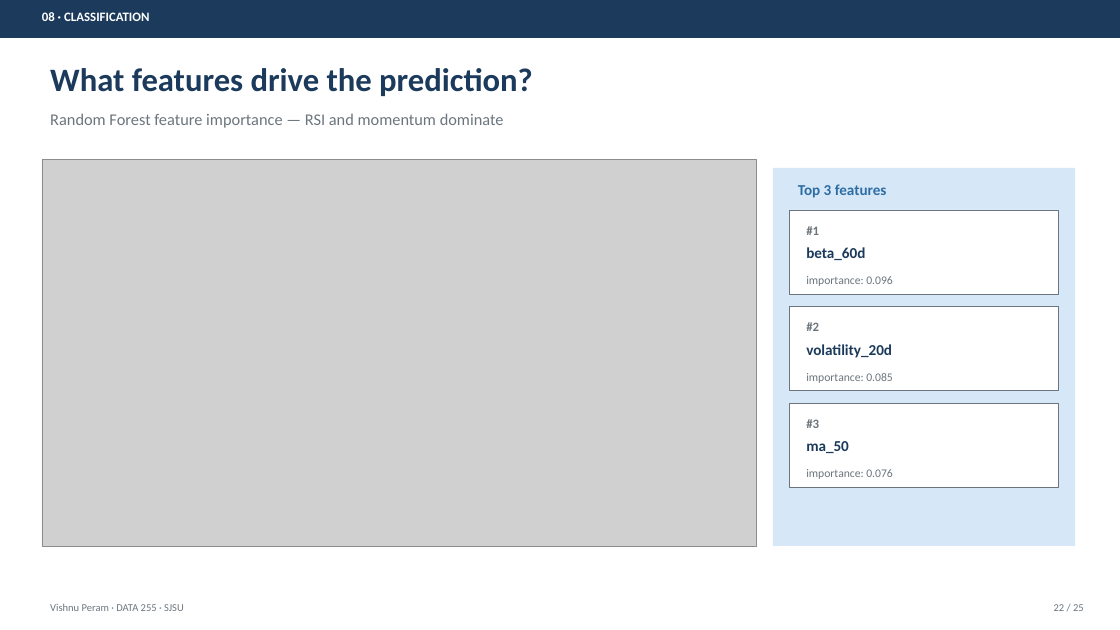
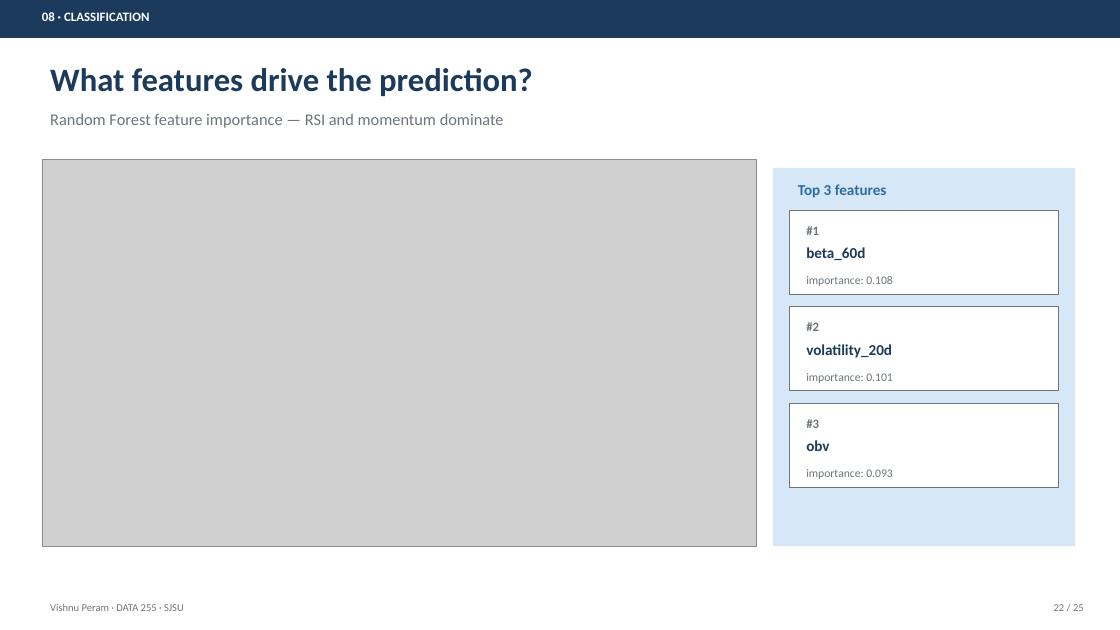
Before and after one commit to PeramVishnuSree/Stock-Behavioral-Clustering-and-Return-Prediction, a slide deck: slide 22 of PRESENTATION.pptx. Drawn at 1120x630 pixels with LibreOffice and Linux fonts; fonts in the diff are those of the drawing; grey boxes stand for pictures. Boxes give left, top, right and bottom in pixels: in the first picture for what was removed or moved away, otherwise in the second. Text is boxed around its words. In the diff, an @@ line names an element or a change of style, - is before the commit and + after.

```diff
--- a/PRESENTATION.pptx
+++ b/PRESENTATION.pptx
@@ text at box(806, 276, 893, 286): text changed @@
-importance: 0.096
+importance: 0.108
@@ text at box(806, 373, 893, 383): text changed @@
-importance: 0.085
+importance: 0.101
@@ text at box(806, 440, 829, 451): text changed @@
-ma_50
+obv
@@ text at box(806, 469, 893, 479): text changed @@
-importance: 0.076
+importance: 0.093
```
Also in this commit, not shown: 11 other slides changed, 16 other files.
